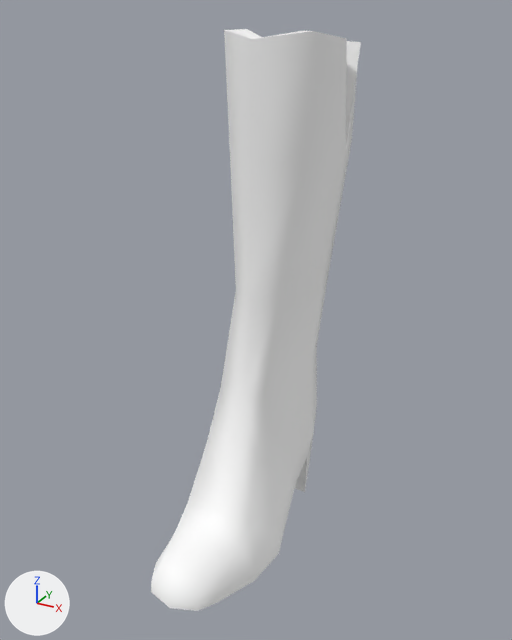
Two versions of the glTF model EverythingLibraryBrowser/models/human/human-clothing-knee-high-boot/human-clothing-knee-high-boot_v1.glb, one commit apart.
Rendered twice from a 50 mm camera at (0.31, -0.549, 0.517) aimed at (0.008, 0.001, 0.242). Every picture has the same lights, and +X, +Y and +Z are marked at lower left. The picture after the commit comes second. Vertices at exactly the same position are counted once.

The first picture shows 'Knee-High Boot'.
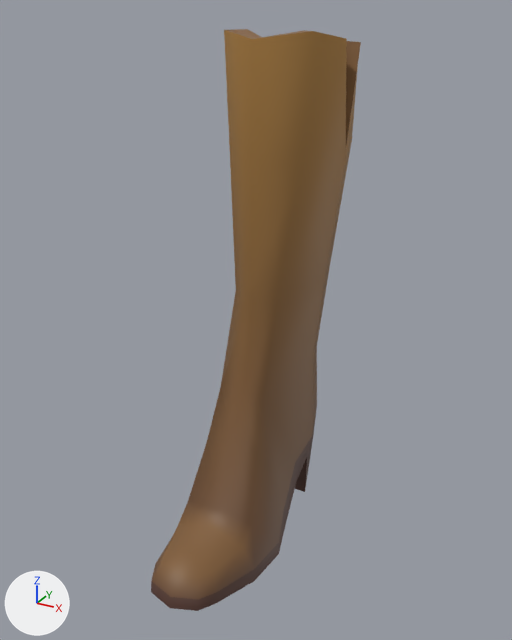
The newer file is also turned or shifted as a whole; pictures and numbers use the older file's frame.

Where the change shows, as pixel boxes [x1, y1, x2, y2] in the pictures (512 x 640 px):
part 1 of me_mesh_004, recoloured (white to brown): [151, 29, 361, 611] in both

What changed in the scene script:
```text
Change me_mesh_004:
    where me_mesh_004.from_pydata(...)  # 107 vertices, 210 faces; spans x -0.063..0.063, y -0.158..0.158, z 0.0..0.5
    used by ob_knee_high_boot; location = (0.0, 0.0, 0.0)
    me_mesh_004 part 1: 210 faces centred in x -0.054..0.058, y -0.154..0.147, z 0.0..0.498 are repainted in the vertex colours; the middle colour goes from white #ffffff to brown #755334
```
